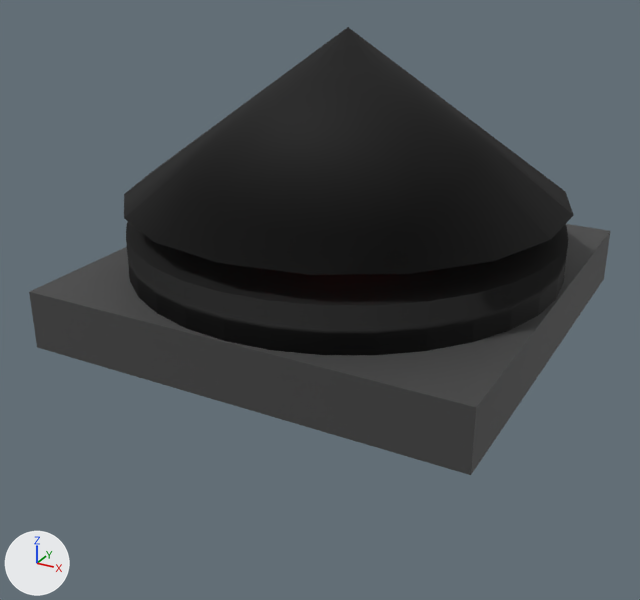
One commit to the Blender file Attacked from Above/Assets/Meshes/wavy.blend: the scene before it, then after it.
Camera for both pictures: a 50 mm lens placed at (1.77, -3.46, 0.17), pointed at (-0.03, -0.18, -1.47). Every picture has the same lights, and +X, +Y and +Z are marked at lower left.
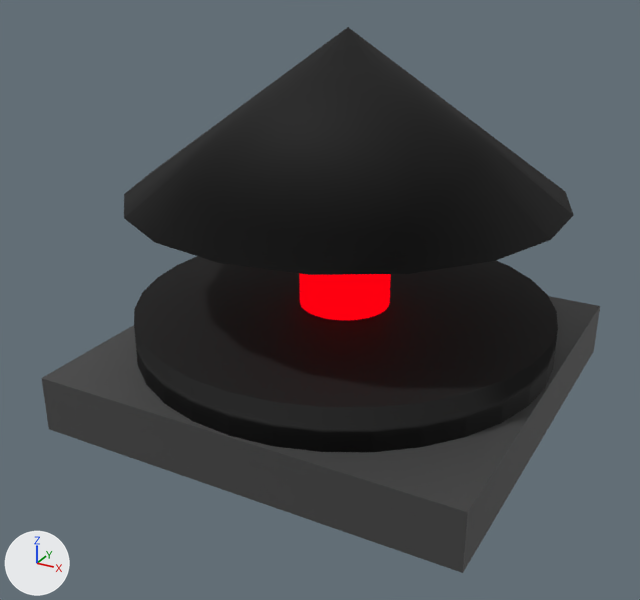
What differs and where, as boxes [x1, y1, x2, y2] in the pictures (640 x 600 px):
'Cube', moved: before [29, 224, 610, 475]; after [42, 296, 600, 573]
'Cylinder.001', moved: before [126, 222, 568, 355]; after [134, 256, 558, 452]
'Cylinder', unchanged, uncovered by the edit: after [299, 273, 391, 320]

The change, as a diff of the scene's bpy script:
```diff
--- a/Attacked from Above/Assets/Meshes/wavy.blend.py
+++ b/Attacked from Above/Assets/Meshes/wavy.blend.py
@@ ob_cube @@
 ob_cube = bpy.data.objects.new('Cube', me_cube_001)
-ob_cube.location = (0.0, 0.0, -1.451)
+ob_cube.location = (0.0, 0.0, -1.87)
 ob_cube.scale = (1.0, 1.0, 0.132)
@@ ob_cylinder_001 @@
 ob_cylinder_001 = bpy.data.objects.new('Cylinder.001', me_cylinder_001)
-ob_cylinder_001.location = (0.0, 0.0, -1.226)
+ob_cylinder_001.location = (0.0, 0.0, -1.644)
 ob_cylinder_001.scale = (0.99, 0.99, 0.107)
```
